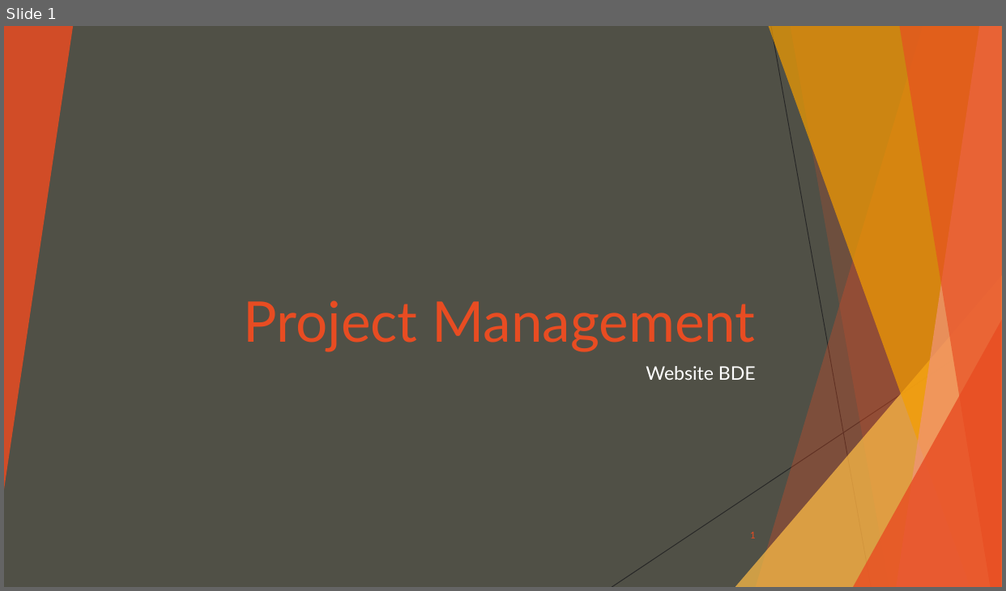
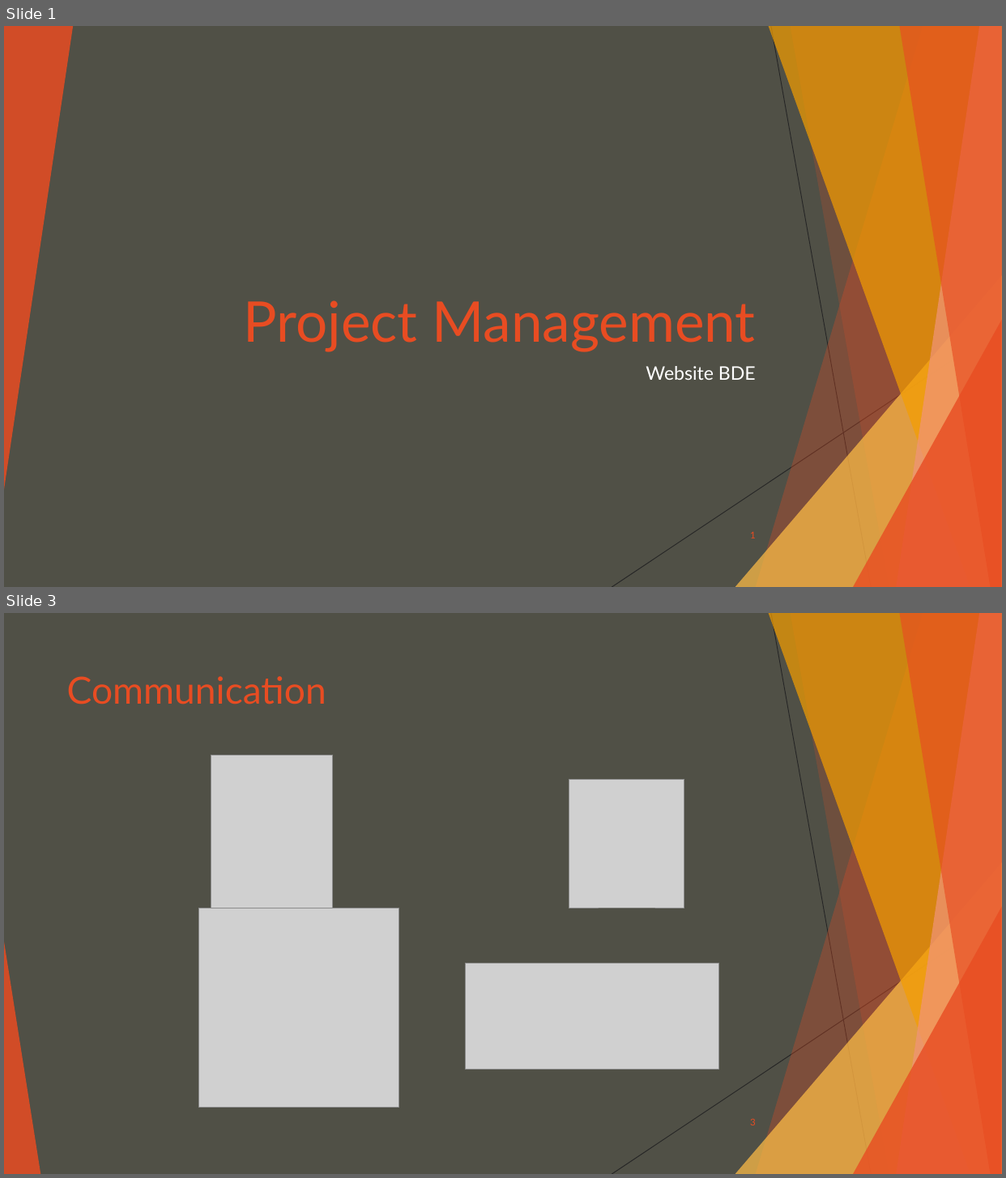
Before and after one commit to Happocalypse/ProjetSiteWebBDE, a slide deck: Project Management.pptx. Shown one above the other, each under a label of ours: slide 1 before the commit, slides 1 and 3 after it; the slides between them are not shown. The pictures are 1006x591 and 1006x1178 pixels, drawn with LibreOffice and Linux fonts; fonts in the diff are those of the drawing; grey boxes stand for pictures. Boxes give left, top, right and bottom in pixels: in the first picture for what was removed or moved away, otherwise in the second. Text is boxed around its words. In the diff, an @@ line names an element or a change of style, - is before the commit and + after.

```diff
--- a/Project Management.pptx
+++ b/Project Management.pptx
@@ slide 3 added at bbox=[4, 613, 1002, 1174], background #505046; not listed: 9 template elements that a slide beside it also shows @@
@@ title added at bbox=[67, 676, 326, 705], 36 pt, text #E84C22 @@
+Communication
@@ picture added at bbox=[211, 756, 333, 908] @@
@@ picture added at bbox=[569, 779, 684, 908] @@
@@ picture added at bbox=[199, 908, 399, 1108] @@
@@ triangle added at bbox=[4, 942, 40, 1174], fill #E84C22 at 85% opacity @@
@@ picture added at bbox=[466, 964, 719, 1069] @@
@@ page number added at bbox=[750, 1118, 756, 1126], 9 pt, text #E84C22 @@
+3
```
Also in this commit, not shown: 1 slide changed, 10 other slides added, 13 slides removed, 1 other file.
